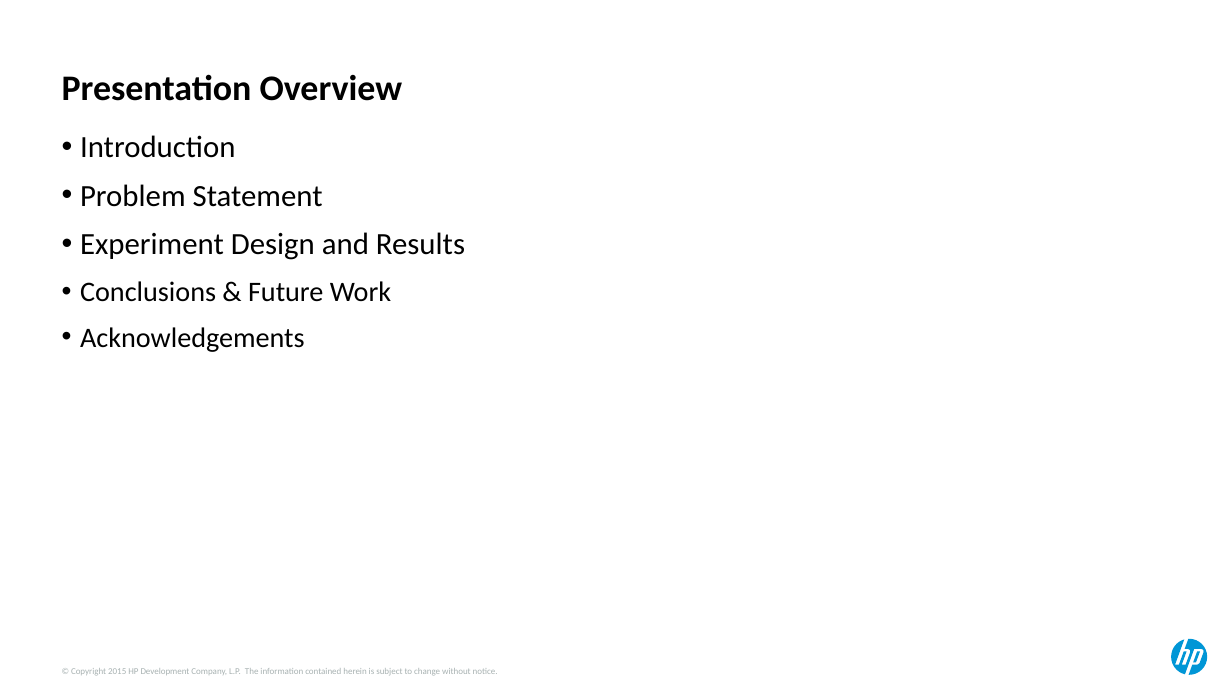
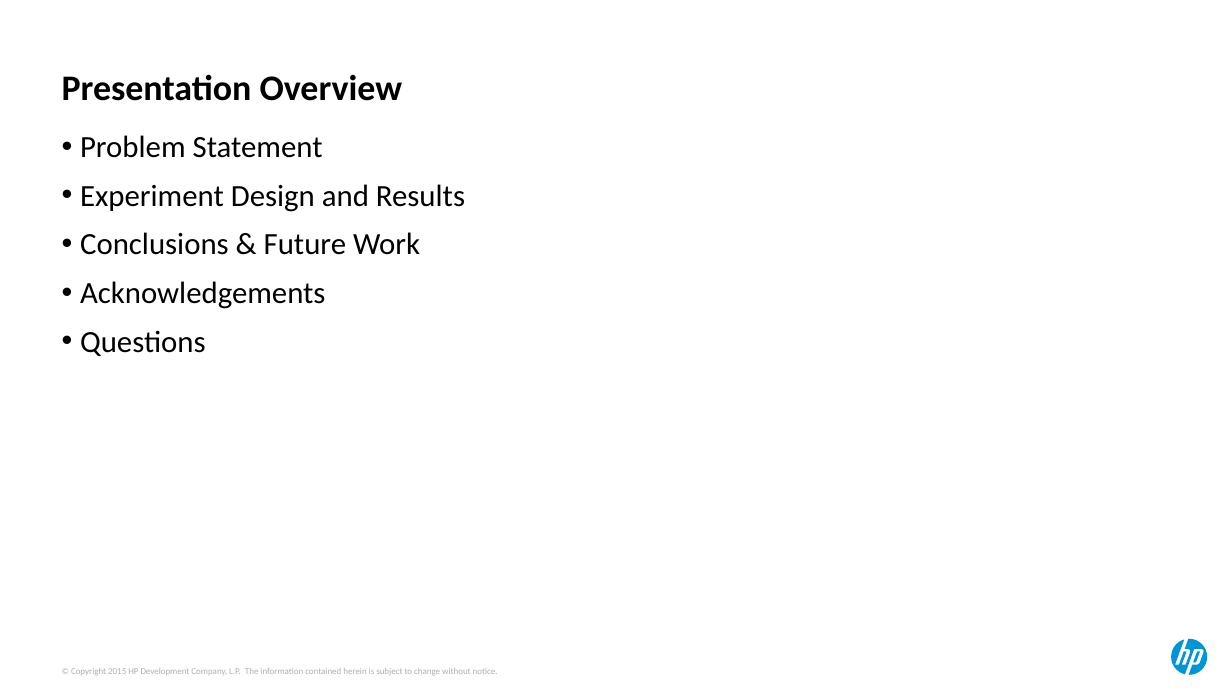
Before and after one commit to ndesilets/Group-13-HP-Big-Data-Analytics, a slide deck: slide 3 of Power Point Files/hotsos_2017 (combined).pptx (slide 2 before the commit). Drawn at 1232x693 pixels with LibreOffice and Linux fonts; fonts in the diff are those of the drawing. Boxes give left, top, right and bottom in pixels: in the first picture for what was removed or moved away, otherwise in the second. Text is boxed around its words. In the diff, an @@ line names an element or a change of style, - is before the commit and + after.

```diff
--- a/Power Point Files/hotsos_2017 (combined).pptx
+++ b/Power Point Files/hotsos_2017 (combined).pptx
@@ text at [80, 135, 235, 158]: paragraph removed @@
-• Introduction
@@ text at [80, 232, 420, 309]: size 22 to 24 pt in "Conclusions & Future Work", "Acknowledgements" @@
@@ text at [80, 330, 206, 356]: paragraph added @@
+• Questions
```
Also in this commit, not shown: 14 other slides changed, 1 slide added, 1 slide removed.
